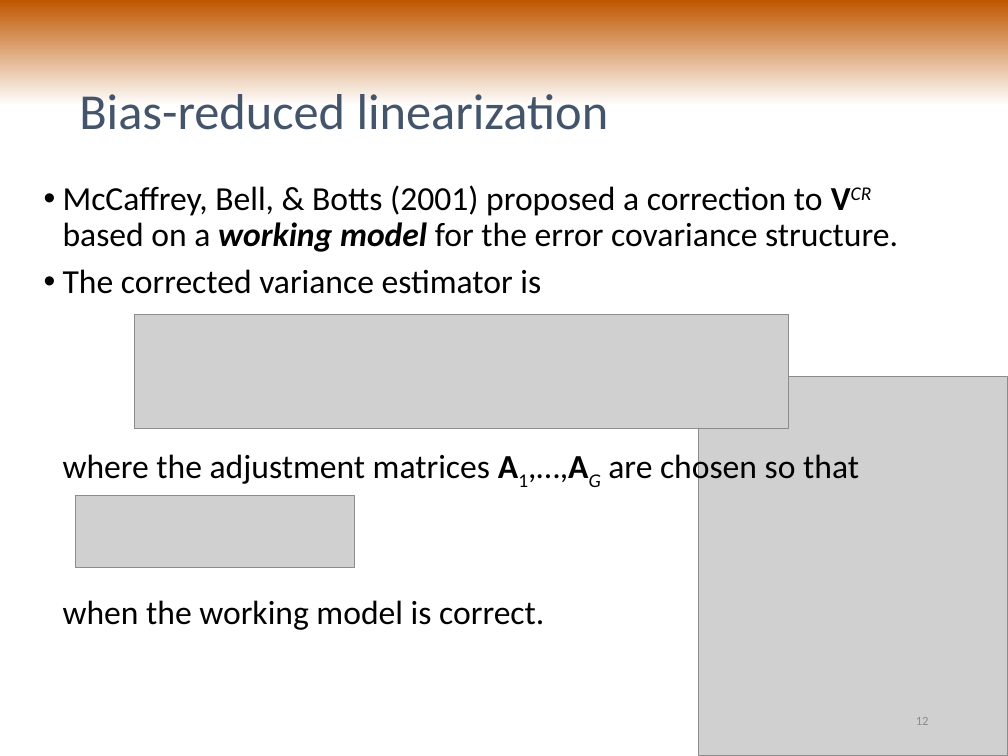
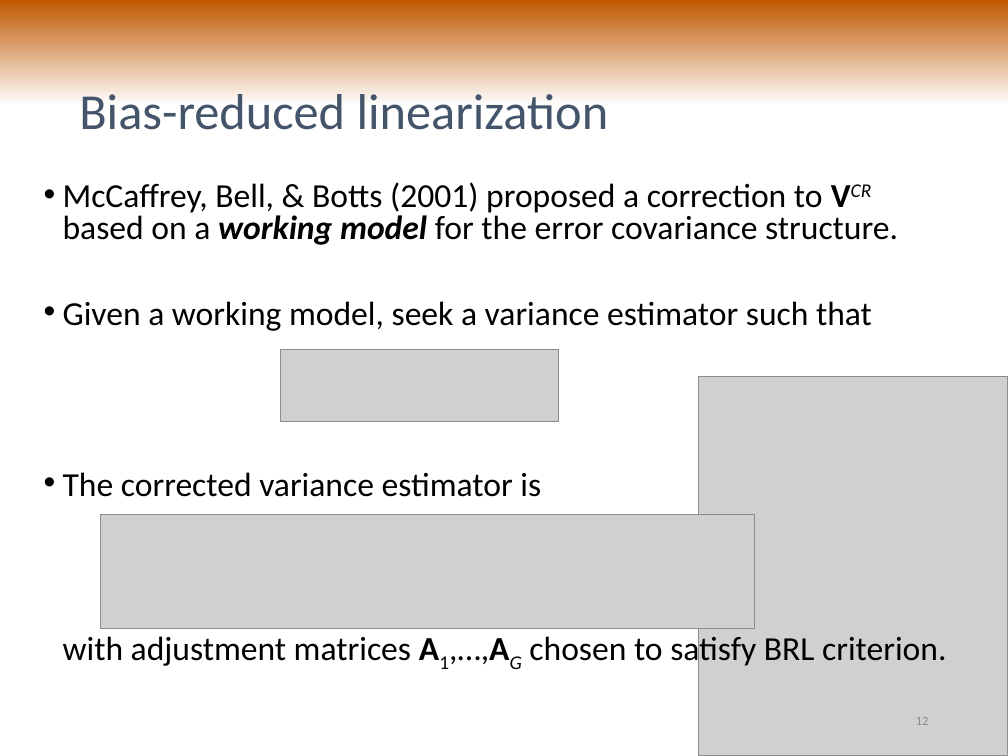
Before and after one commit to jepusto/clubSandwich, a slide deck: slide 12 of paper_ClusterRobustTesting/PRC_talk_20160218.pptx. Drawn at 1008x756 pixels with LibreOffice and Linux fonts; fonts in the diff are those of the drawing; grey boxes stand for pictures. Boxes give left, top, right and bottom in pixels: in the first picture for what was removed or moved away, otherwise in the second. Text is boxed around its words. In the diff, an @@ line names an element or a change of style, - is before the commit and + after.

```diff
--- a/paper_ClusterRobustTesting/PRC_talk_20160218.pptx
+++ b/paper_ClusterRobustTesting/PRC_talk_20160218.pptx
@@ text at [63,182,898,245]: line spacing 0.9 to 0.8 @@
@@ text at [63,301,946,669]: text changed @@
-• The corrected variance estimator is
-  where the adjustment matrices A1,…,AG are chosen so that
-  when the working model is correct.
+• Given a working model, seek a variance estimator such that
+• The corrected variance estimator is
+  with adjustment matrices A1,…,AG chosen to satisfy BRL criterion.
@@ picture removed at [134,314,788,428] @@
@@ picture added at [280,349,559,420] @@
@@ picture removed at [76,496,355,568] @@
@@ picture added at [101,514,755,628] @@
```
Also in this commit, not shown: 9 other slides changed, 3 slides added, 2 slides removed, 2 other files.
